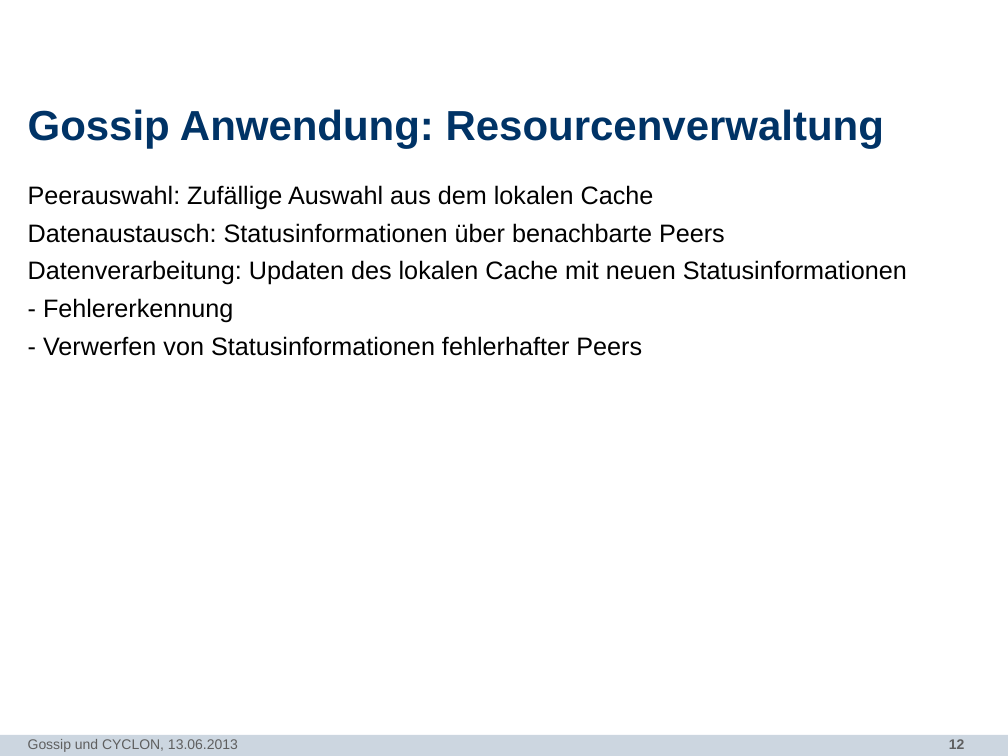
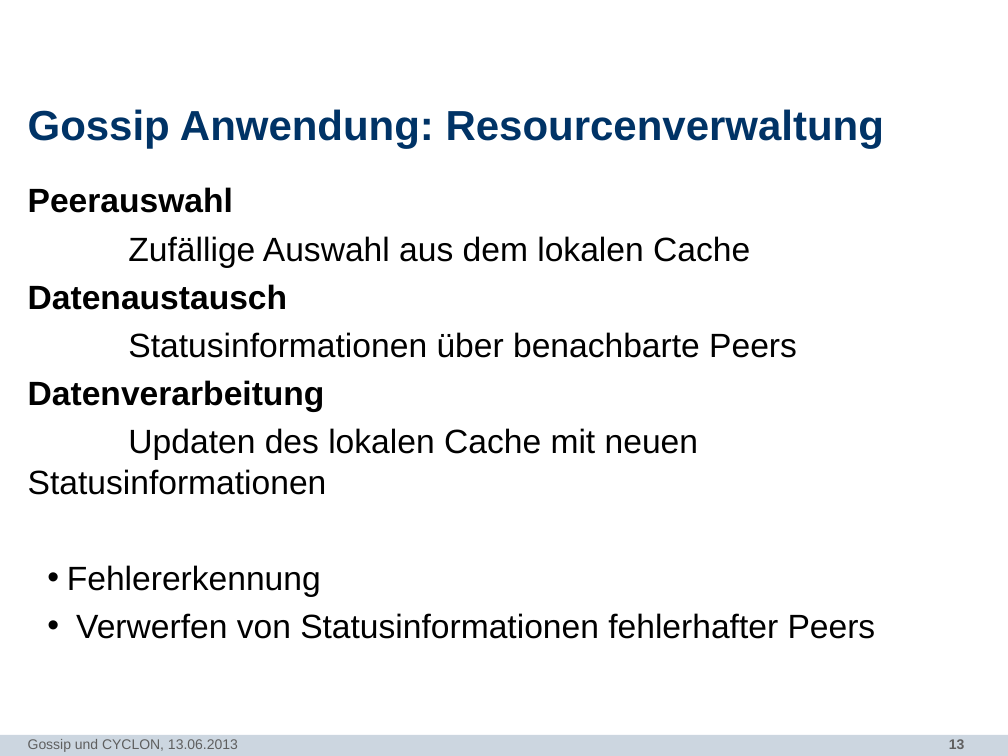
Before and after one commit to N8Fear/DistributedSystems, a slide deck: slide 13 of Vortrag/[MASTER] Präsentation.pptx (slide 12 before the commit). Drawn at 1008x756 pixels with LibreOffice and Linux fonts; fonts in the diff are those of the drawing; background and template pictures are left out. Boxes give left, top, right and bottom in pixels: in the first picture for what was removed or moved away, otherwise in the second. Text is boxed around its words. In the diff, an @@ line names an element or a change of style, - is before the commit and + after.

```diff
--- a/Vortrag/[MASTER] Präsentation.pptx
+++ b/Vortrag/[MASTER] Präsentation.pptx
@@ text at bbox=[28, 187, 876, 639]: text changed; size 18 to 24 pt @@
-Peerauswahl: Zufällige Auswahl aus dem lokalen Cache
-Datenaustausch: Statusinformationen über benachbarte Peers
-Datenverarbeitung: Updaten des lokalen Cache mit neuen Statusinformationen
-- Fehlererkennung
-- Verwerfen von Statusinformationen fehlerhafter Peers
+Peerauswahl
+Zufällige Auswahl aus dem lokalen Cache
+Datenaustausch
+Statusinformationen über benachbarte Peers
+Datenverarbeitung
+Updaten des lokalen Cache mit neuen Statusinformationen
+  • Fehlererkennung
+  • Verwerfen von Statusinformationen fehlerhafter Peers
```
Also in this commit, not shown: 6 other slides changed, 1 slide added.
